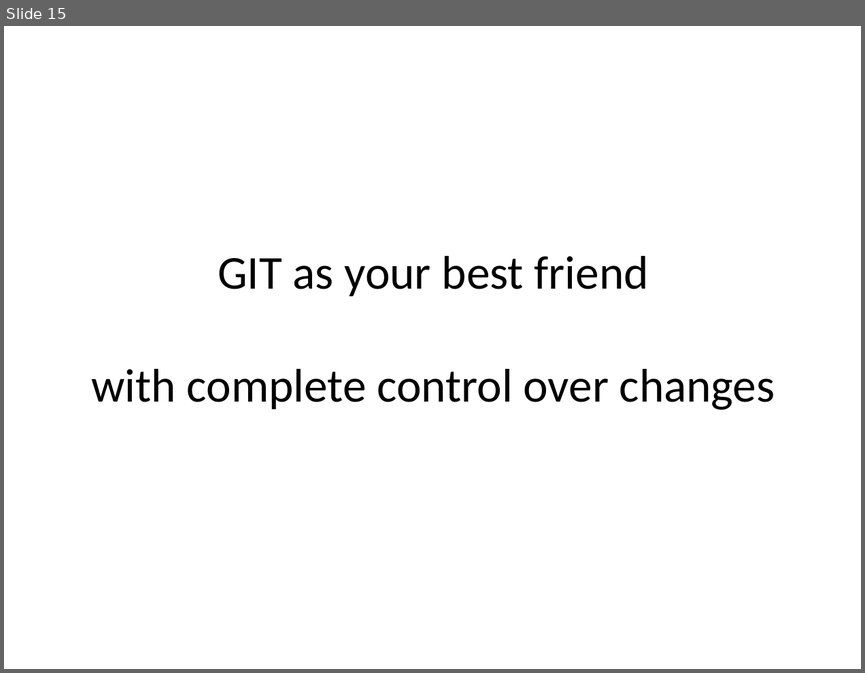
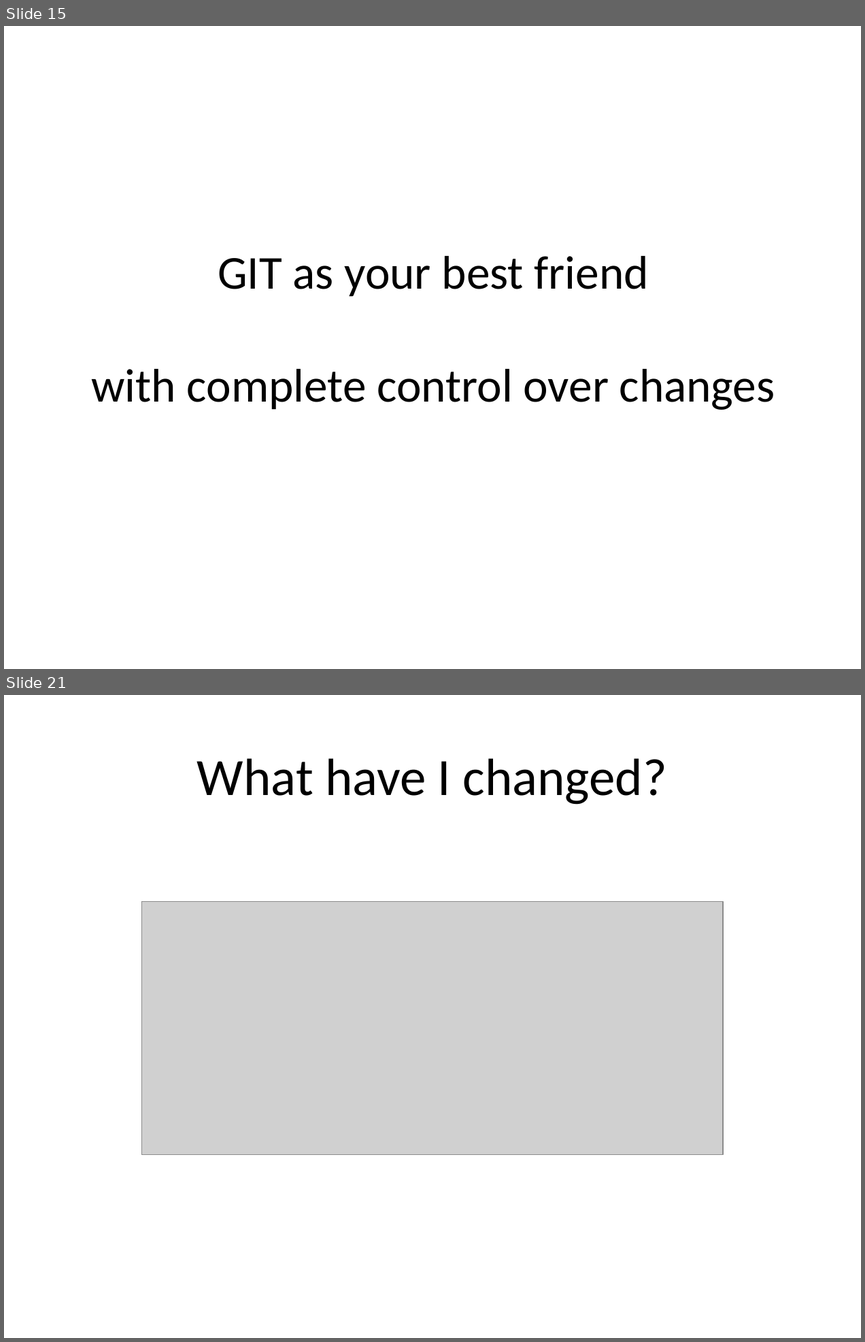
Before and after one commit to uncas/writings, a slide deck: GitRebase.pptx. Shown one above the other, each under a label of ours: slide 15 before the commit, slides 15 and 21 after it; the slides between them are not shown. The pictures are 865x673 and 865x1342 pixels, drawn with LibreOffice and Linux fonts; fonts in the diff are those of the drawing; grey boxes stand for pictures. Boxes give left, top, right and bottom in pixels: in the first picture for what was removed or moved away, otherwise in the second. Text is boxed around its words. In the diff, an @@ line names an element or a change of style, - is before the commit and + after.

```diff
--- a/GitRebase.pptx
+++ b/GitRebase.pptx
@@ slide 21 added at [4,695,861,1338], background #FFFFFF @@
@@ title added at [197,758,667,804], 44 pt, text #000000 @@
+What have I changed?
@@ picture added at [142,902,723,1154] @@
```
Also in this commit, not shown: 1 slide changed, 8 other slides added, 2 other files.
